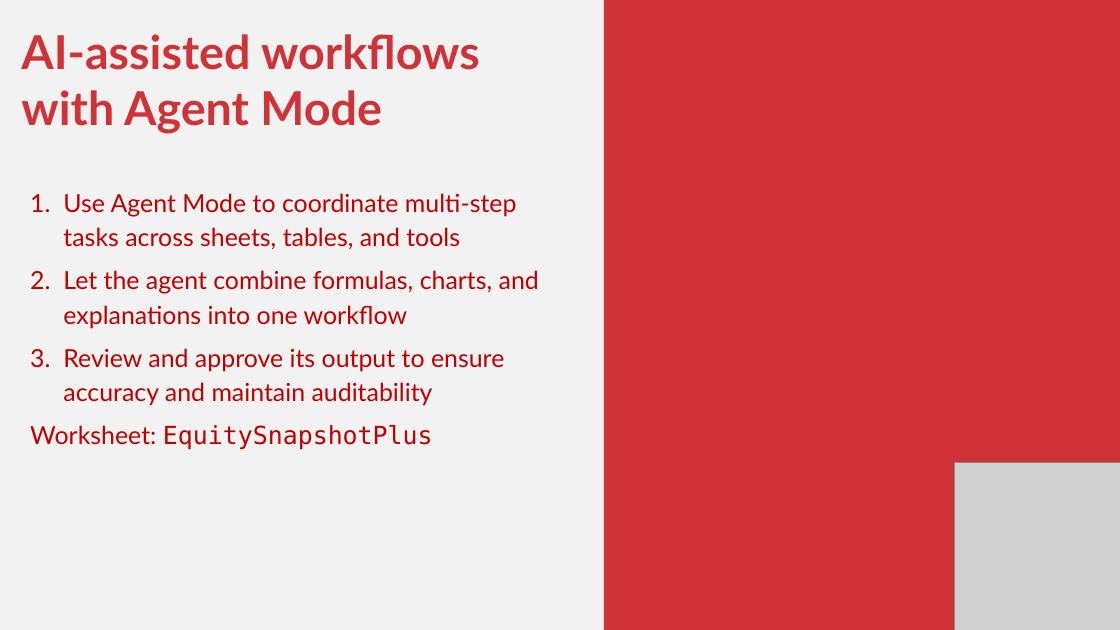
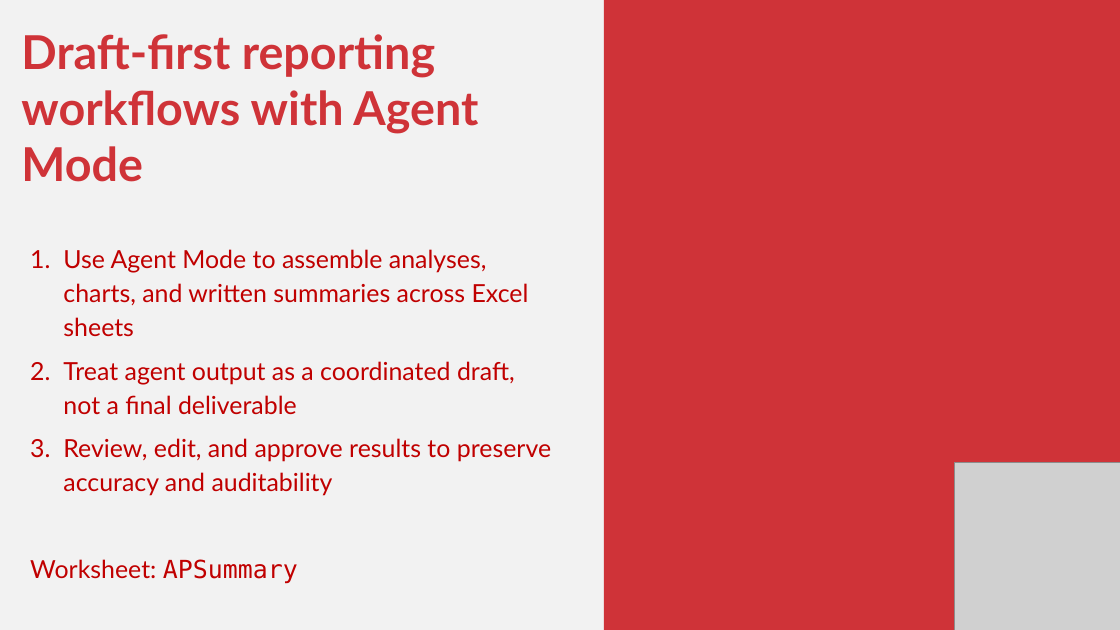
Before and after one commit to stringfestdata/iofm-new-excel-stack, a slide deck: slide 10 of iofm-new-excel-stack.pptx. Drawn at 1120x630 pixels with LibreOffice and Linux fonts; fonts in the diff are those of the drawing; grey boxes stand for pictures. Boxes give left, top, right and bottom in pixels: in the first picture for what was removed or moved away, otherwise in the second. Text is boxed around its words. In the diff, an @@ line names an element or a change of style, - is before the commit and + after.

```diff
--- a/iofm-new-excel-stack.pptx
+++ b/iofm-new-excel-stack.pptx
@@ text at (x1=21, y1=34, x2=551, y2=496): text changed @@
-AI-assisted workflows with Agent Mode
-1. Use Agent Mode to coordinate multi-step tasks across sheets, tables, and tools
-2. Let the agent combine formulas, charts, and explanations into one workflow
-3. Review and approve its output to ensure accuracy and maintain auditability
-Worksheet: EquitySnapshotPlus
+Draft-first reporting workflows with Agent Mode
+1. Use Agent Mode to assemble analyses, charts, and written summaries across Excel sheets
+2. Treat agent output as a coordinated draft, not a final deliverable
+3. Review, edit, and approve results to preserve accuracy and auditability
+Worksheet: APSummary
```
Also in this commit, not shown: 5 other slides changed, 2 other files.
